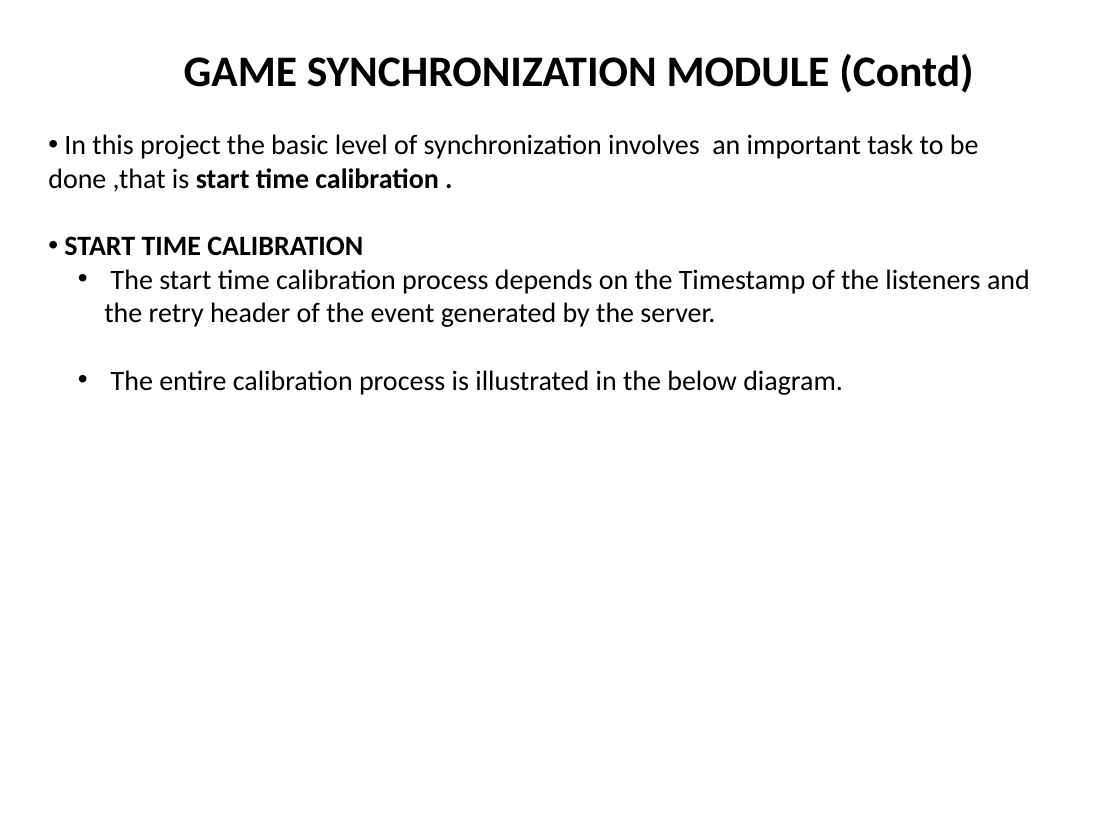
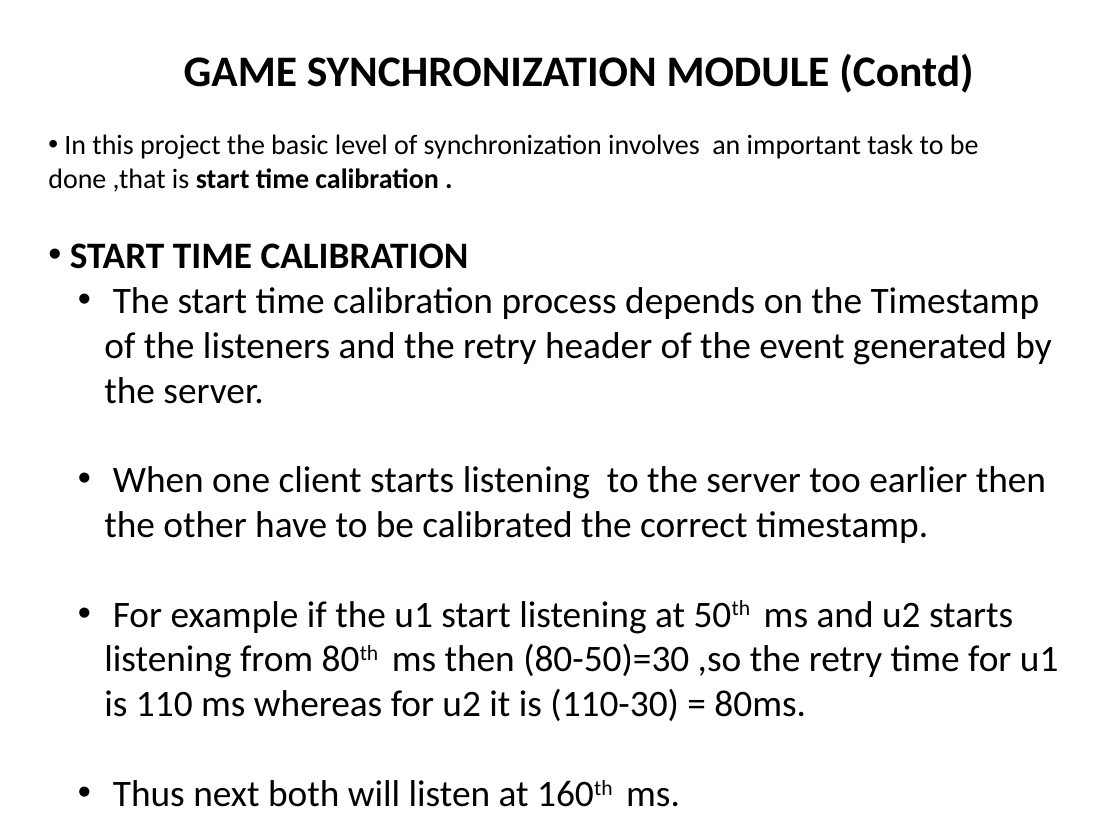
Before and after one commit to Greeny6092/Mini-Project-sem7-, a slide deck: slide 22 of presentation/AI BASED MULTIPLAYER SNAKE GAME(mini project).pptx. Drawn at 1120x840 pixels with LibreOffice and Linux fonts; fonts in the diff are those of the drawing. Boxes give left, top, right and bottom in pixels: in the first picture for what was removed or moved away, otherwise in the second. Text is boxed around its words. In the diff, an @@ line names an element or a change of style, - is before the commit and + after.

```diff
--- a/presentation/AI BASED MULTIPLAYER SNAKE GAME(mini project).pptx
+++ b/presentation/AI BASED MULTIPLAYER SNAKE GAME(mini project).pptx
@@ text at bbox=[70, 243, 1051, 404]: size 18 to 24 pt in "START TIME CALIBRATION", "The start time calibration process depends on ..." @@
@@ text at bbox=[104, 466, 1059, 807]: text changed; size 18 to 24 pt @@
-  • The entire calibration process is illustrated in the below diagram.
+  • When one client starts listening to the server too earlier then the other have to be calibrated the correct timestamp.
+  • For example if the u1 start listening at 50th ms and u2 starts listening from 80th ms then (80-50)=30 ,so the retry time for u1 is 110 ms whereas for u2 it is (110-30) = 80ms.
+  • Thus next both will listen at 160th ms.
```
Also in this commit, not shown: 4 slides added, 1 other file.
